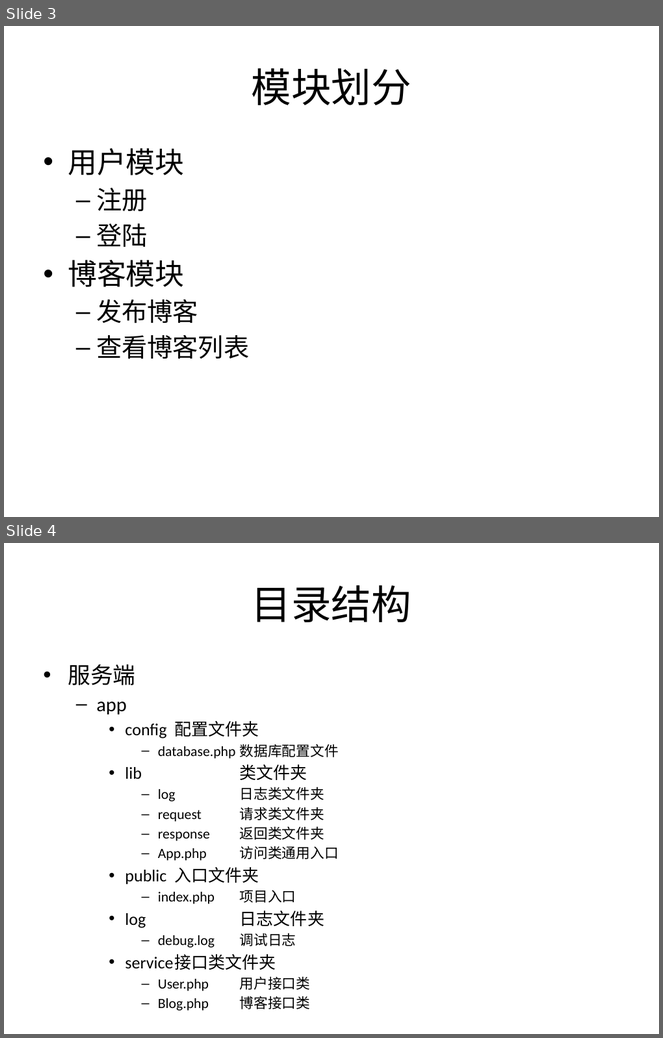
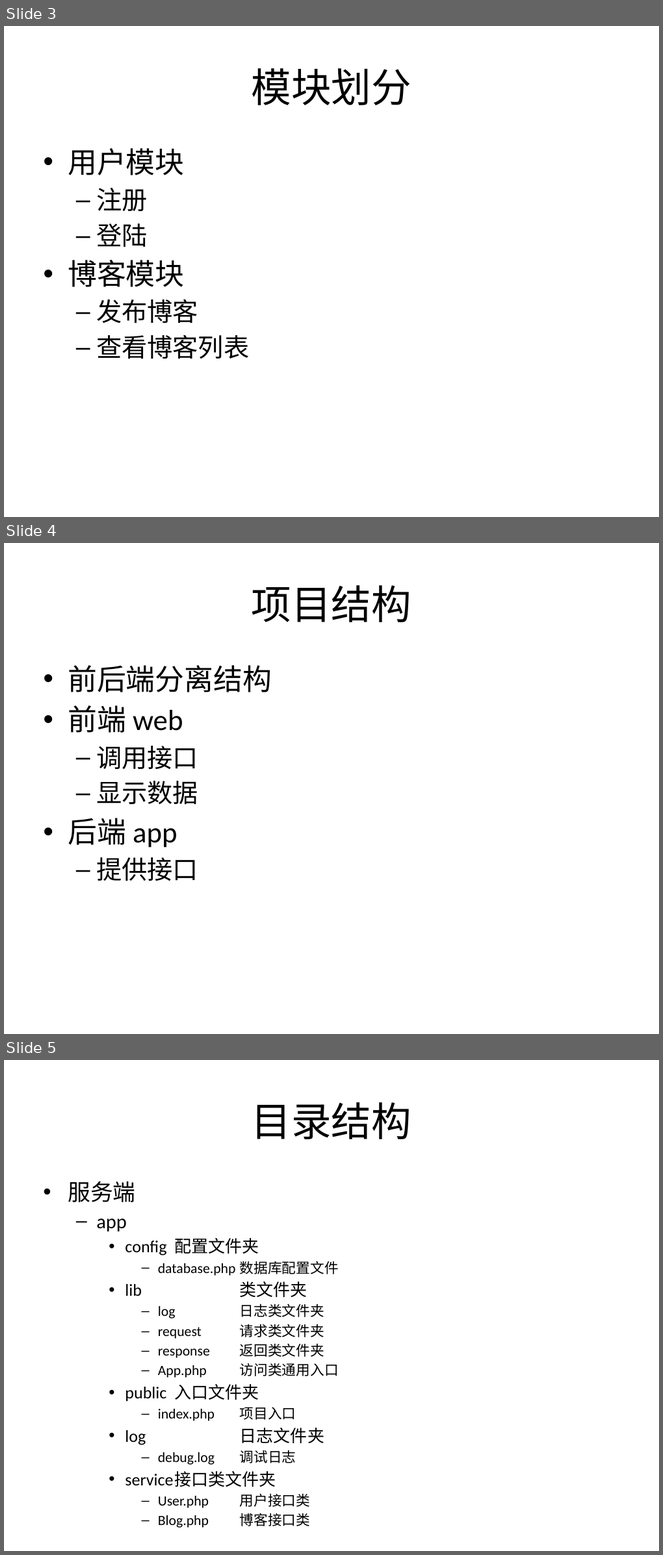
Before and after one commit to zhan3333/php-example, a slide deck: doc/ppt/第十二课-博客系统设计.pptx. Shown one above the other, each under a label of ours: slides 3 and 4 before the commit, slides 3, 4 and 5 after it. The pictures are 663x1038 and 663x1555 pixels, drawn with LibreOffice and Linux fonts; fonts in the diff are those of the drawing. Boxes give left, top, right and bottom in pixels: in the first picture for what was removed or moved away, otherwise in the second. Text is boxed around its words. In the diff, an @@ line names an element or a change of style, - is before the commit and + after.

```diff
--- a/doc/ppt/第十二课-博客系统设计.pptx
+++ b/doc/ppt/第十二课-博客系统设计.pptx
@@ slide 4 added at (4,543,659,1034), background #FFFFFF @@
@@ title added at (252,585,412,622), 44 pt, text #000000 @@
+项目结构
@@ text added at (68,665,272,881), 32 pt, text #000000 @@
+• 前后端分离结构
+• 前端 web
+  – 调用接口
+  – 显示数据
+• 后端 app
+  – 提供接口
@@ what was slide 4 is now slide 5 @@
```
Also in this commit, not shown: 1 slide changed, 2 other slides added, 5 other files.
